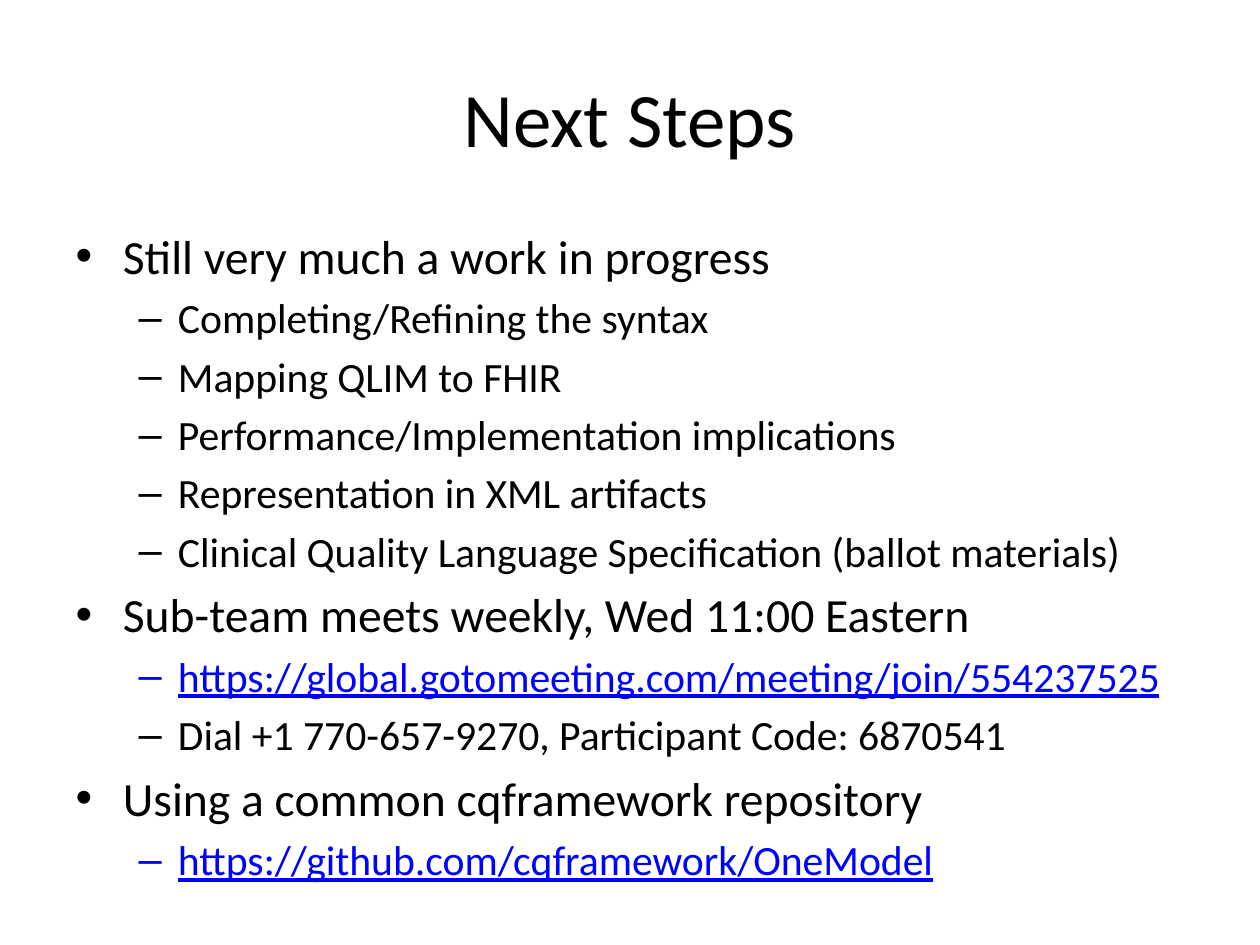
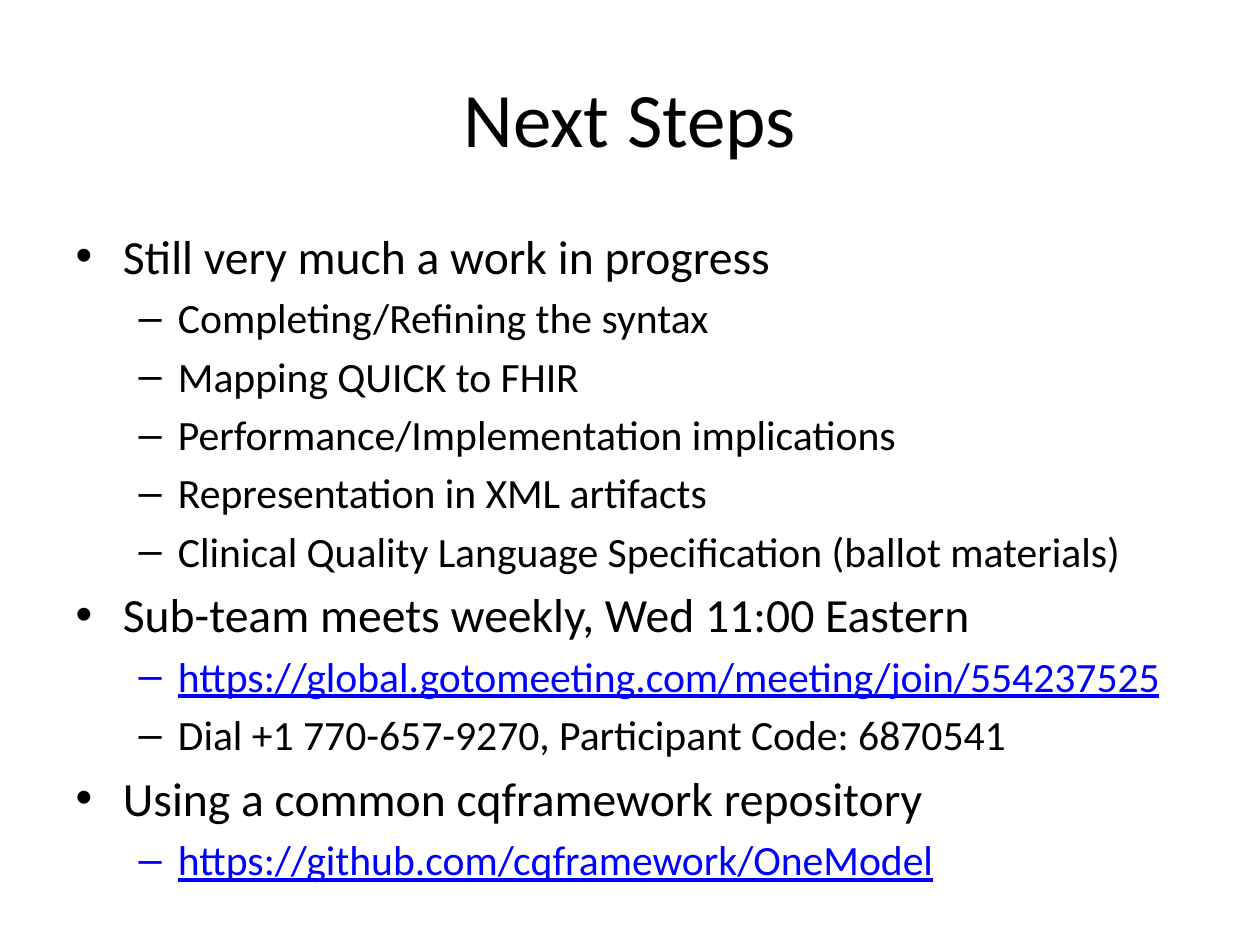
Before and after one commit to cqframework/OneModel, a slide deck: slide 14 of CQL/Documents/CQLUpdate_AllHands_20140604.pptx. Drawn at 1260x945 pixels with LibreOffice and Linux fonts; fonts in the diff are those of the drawing. Boxes give left, top, right and bottom in pixels: in the first picture for what was removed or moved away, otherwise in the second. Text is boxed around its words. In the diff, an @@ line names an element or a change of style, - is before the commit and + after.

Commit message:
Refining cql grammar. Removed foreach, with, and from function invocation. Added value set literal. Added library definition and ensured library qualifiers can be used everywhere. Updated all examples and CQL update slides.

```diff
--- a/CQL/Documents/CQLUpdate_AllHands_20140604.pptx
+++ b/CQL/Documents/CQLUpdate_AllHands_20140604.pptx
@@ text at (178, 363, 579, 399): text changed @@
-  – Mapping QLIM to FHIR
+  – Mapping QUICK to FHIR
```
Also in this commit, not shown: 6 other slides changed, 15 other files.
